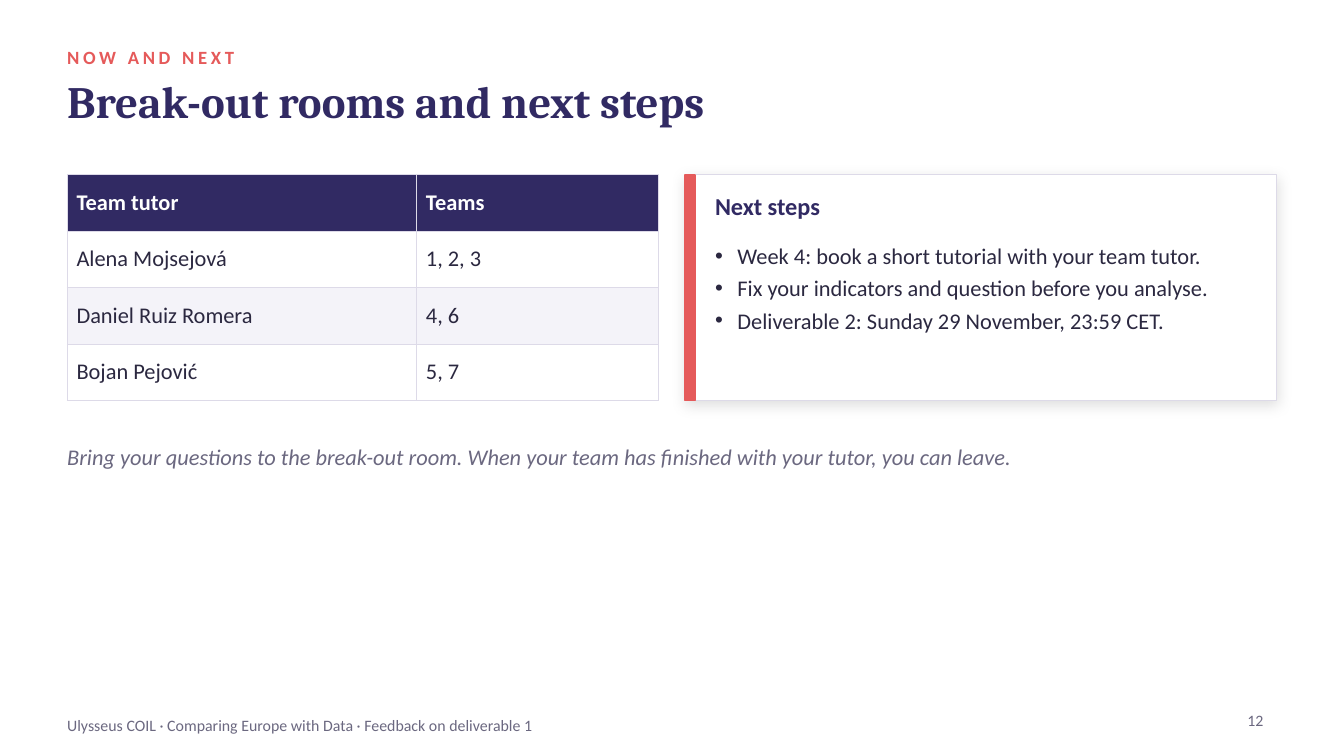
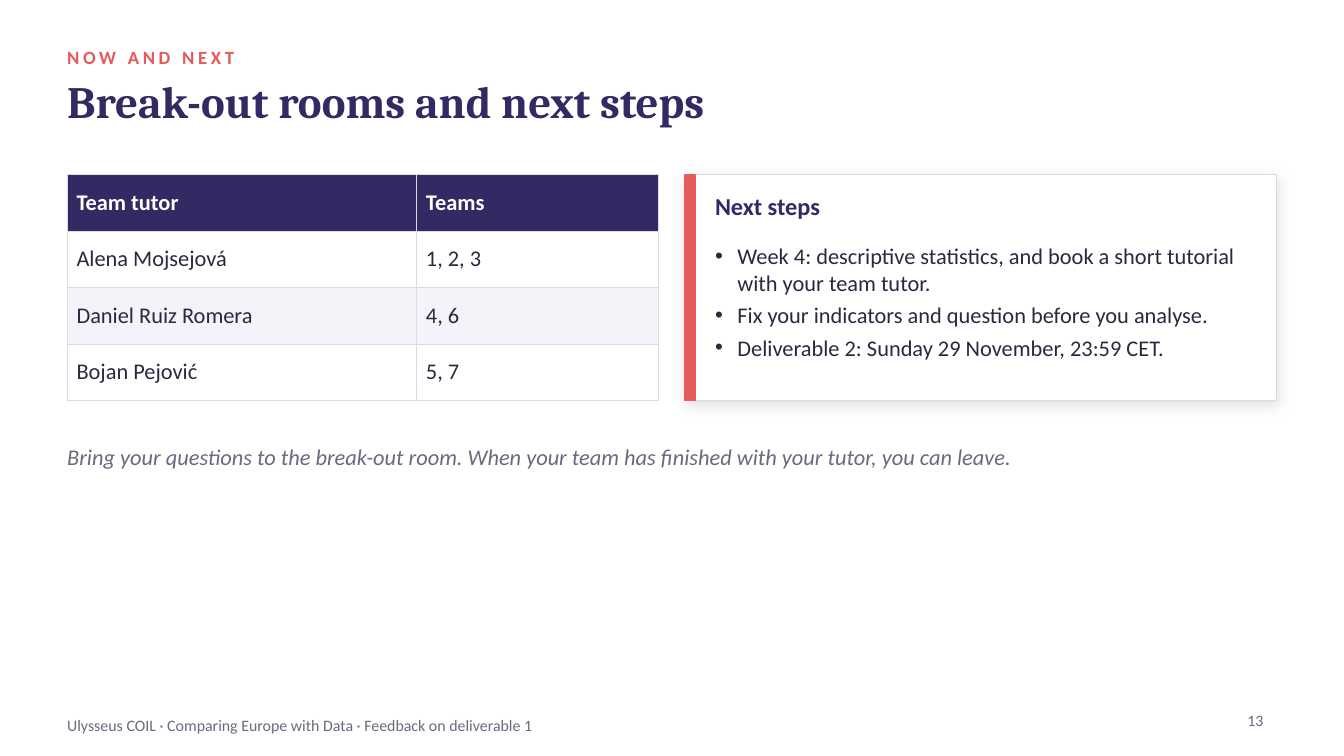
Before and after one commit to coil-europe/coil-europe.github.io, a slide deck: slide 13 of docs/slides/COIL_2_feedback_deliverable1.pptx (slide 12 before the commit). Drawn at 1344x756 pixels with LibreOffice and Linux fonts; fonts in the diff are those of the drawing. Boxes give left, top, right and bottom in pixels: in the first picture for what was removed or moved away, otherwise in the second. Text is boxed around its words. In the diff, an @@ line names an element or a change of style, - is before the commit and + after.

```diff
--- a/docs/slides/COIL_2_feedback_deliverable1.pptx
+++ b/docs/slides/COIL_2_feedback_deliverable1.pptx
@@ text at bbox=[737, 248, 1234, 295]: text changed @@
-• Week 4: book a short tutorial with your team tutor.
+• Week 4: descriptive statistics, and book a short tutorial with your team tutor.
@@ page number at bbox=[1247, 715, 1263, 726]: text changed @@
-12
+13
```
Also in this commit, not shown: 1 slide added, 1 other file.
